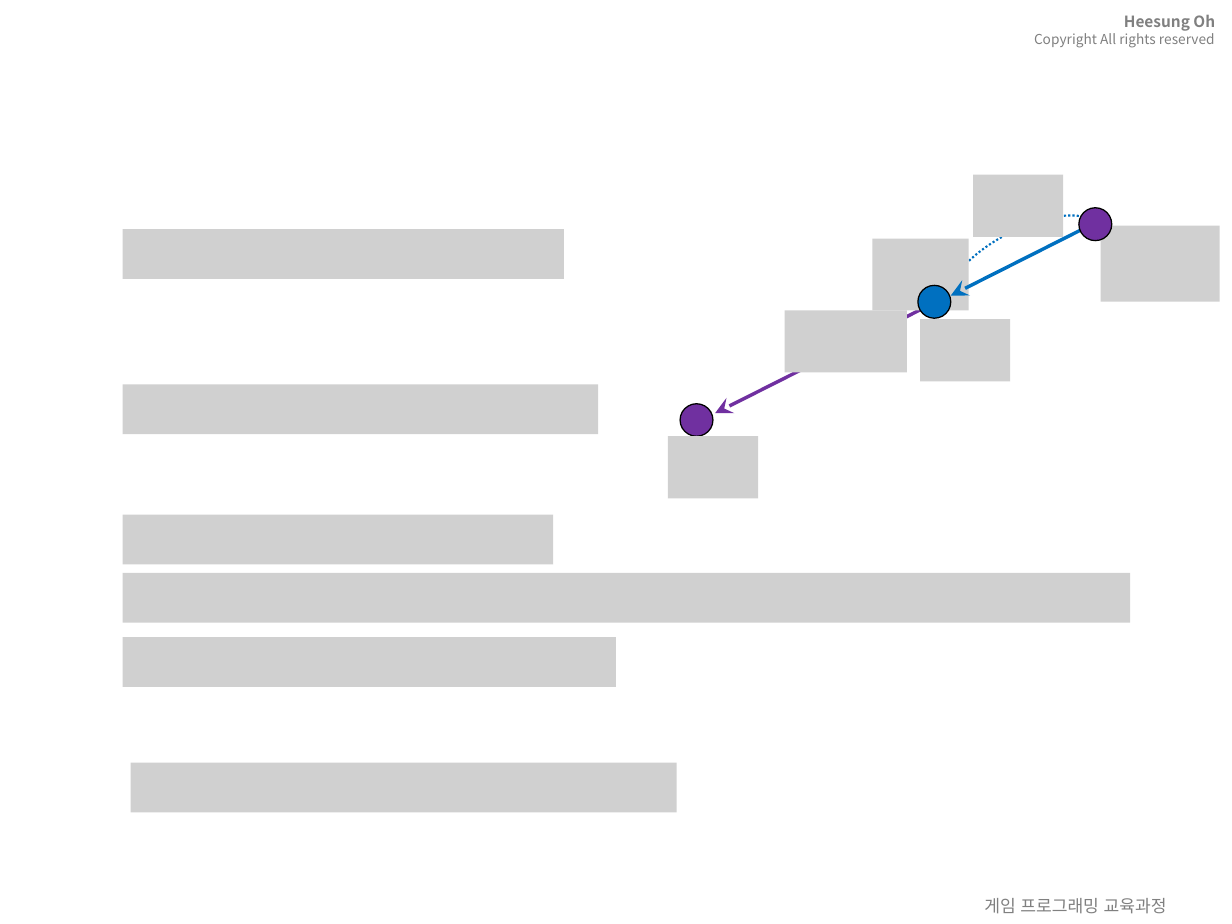
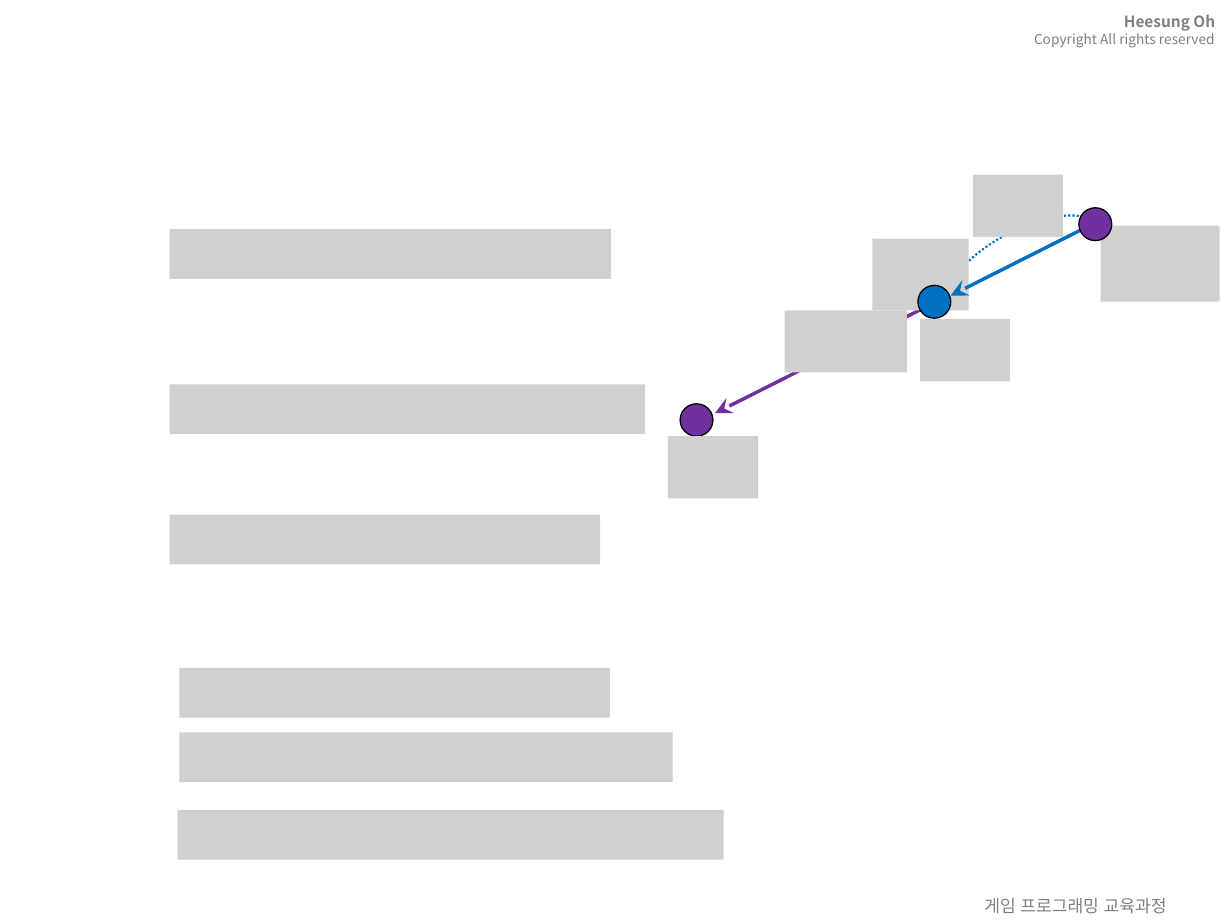
Before and after one commit to 3dapi/ef04_math, a slide deck: slide 83 of doc/mathAndPhycis.pptx (slide 81 before the commit). Drawn at 1232x924 pixels with LibreOffice and Linux fonts; fonts in the diff are those of the drawing; grey boxes stand for pictures; background and template pictures are left out. Boxes give left, top, right and bottom in pixels: in the first picture for what was removed or moved away, otherwise in the second. Text is boxed around its words. In the diff, an @@ line names an element or a change of style, - is before the commit and + after.

```diff
--- a/doc/mathAndPhycis.pptx
+++ b/doc/mathAndPhycis.pptx
@@ 3 pictures: place and size @@
-3 pictures at <box>123,229,599,564</box>
+3 pictures at <box>170,229,646,564</box>
@@ picture removed at <box>123,573,1131,622</box> @@
@@ picture removed at <box>123,637,616,686</box> @@
@@ picture added at <box>180,668,610,717</box> @@
@@ picture added at <box>180,732,673,781</box> @@
@@ picture removed at <box>131,763,676,812</box> @@
@@ picture added at <box>177,809,723,859</box> @@
```
Also in this commit, not shown: 10 other slides changed, 6 slides added, 7 other files.
